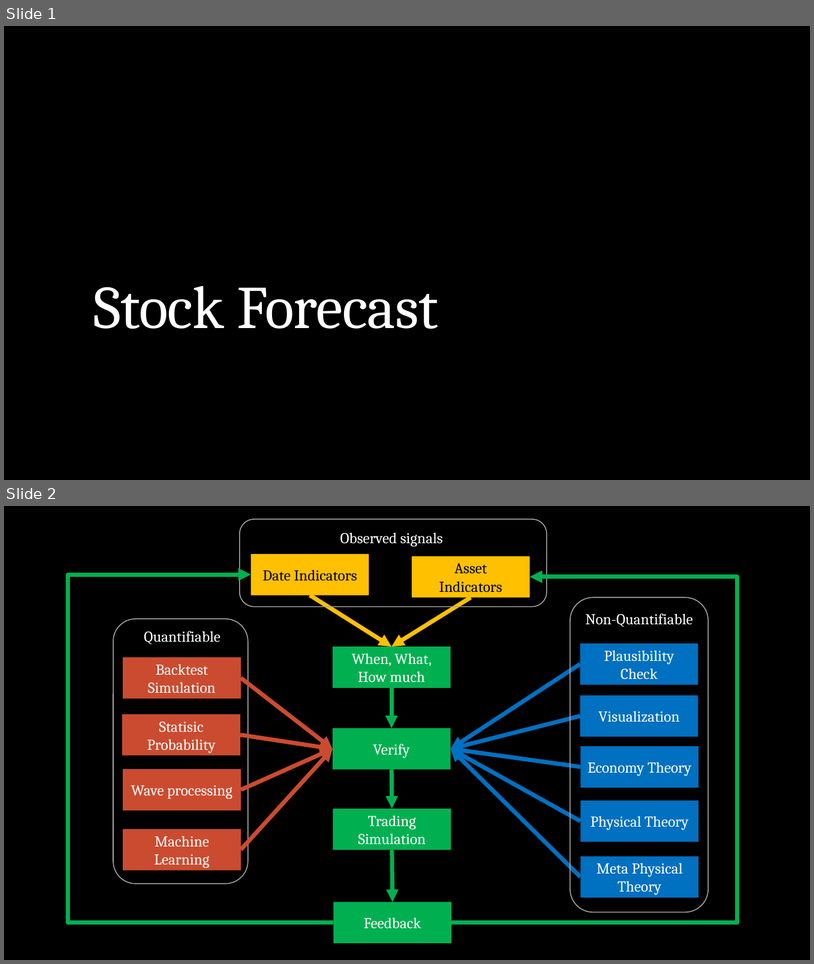
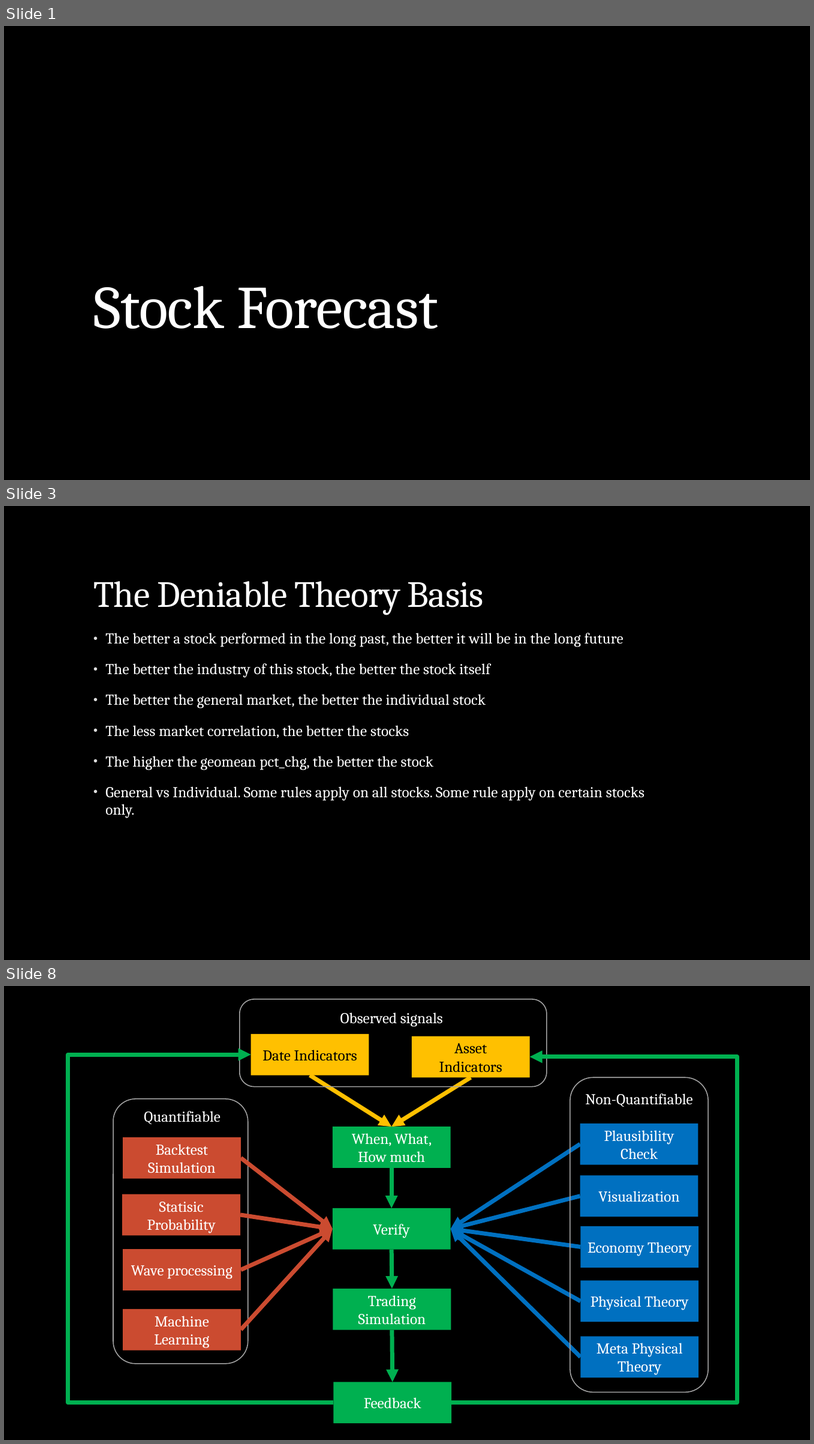
Before and after one commit to webclinic017/Stock-5, a slide deck: Doc/All-In-One.pptx. Shown one above the other, each under a label of ours: slides 1 and 2 before the commit, slides 1, 3 and 8 after it; the slides between them are not shown. The pictures are 814x964 and 814x1444 pixels, drawn with LibreOffice and Linux fonts; fonts in the diff are those of the drawing. Boxes give left, top, right and bottom in pixels: in the first picture for what was removed or moved away, otherwise in the second. Text is boxed around its words. In the diff, an @@ line names an element or a change of style, - is before the commit and + after.

```diff
--- a/Doc/All-In-One.pptx
+++ b/Doc/All-In-One.pptx
@@ slide 3 added at box(4, 506, 810, 960), background #000000 @@
@@ title added at box(93, 581, 484, 615), 44 pt, text #FFFFFF @@
+The Deniable Theory Basis
@@ text added at box(105, 633, 645, 818), 18 pt, text #FFFFFF @@
+• The better a stock performed in the long past, the better it will be in the long future
+• The better the industry of this stock, the better the stock itself
+• The better the general market, the better the individual stock
+• The less market correlation, the better the stocks
+• The higher the geomean pct_chg, the better the stock
+• General vs Individual. Some rules apply on all stocks. Some rule apply on certain stocks only.
@@ what was slide 2 is now slide 8 @@
```
Also in this commit, not shown: 3 slides changed, 6 other slides added, 7 other files.
